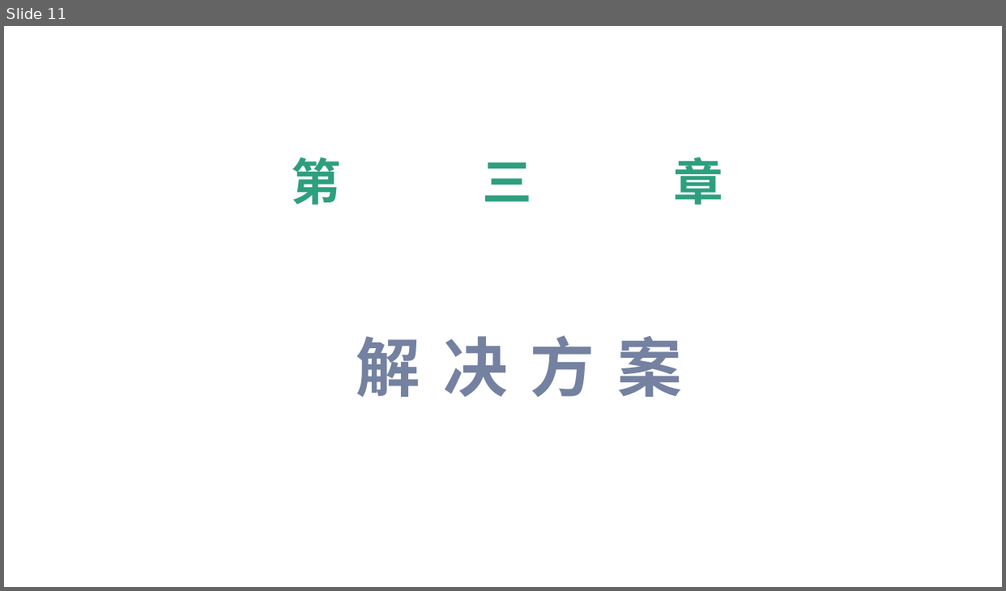
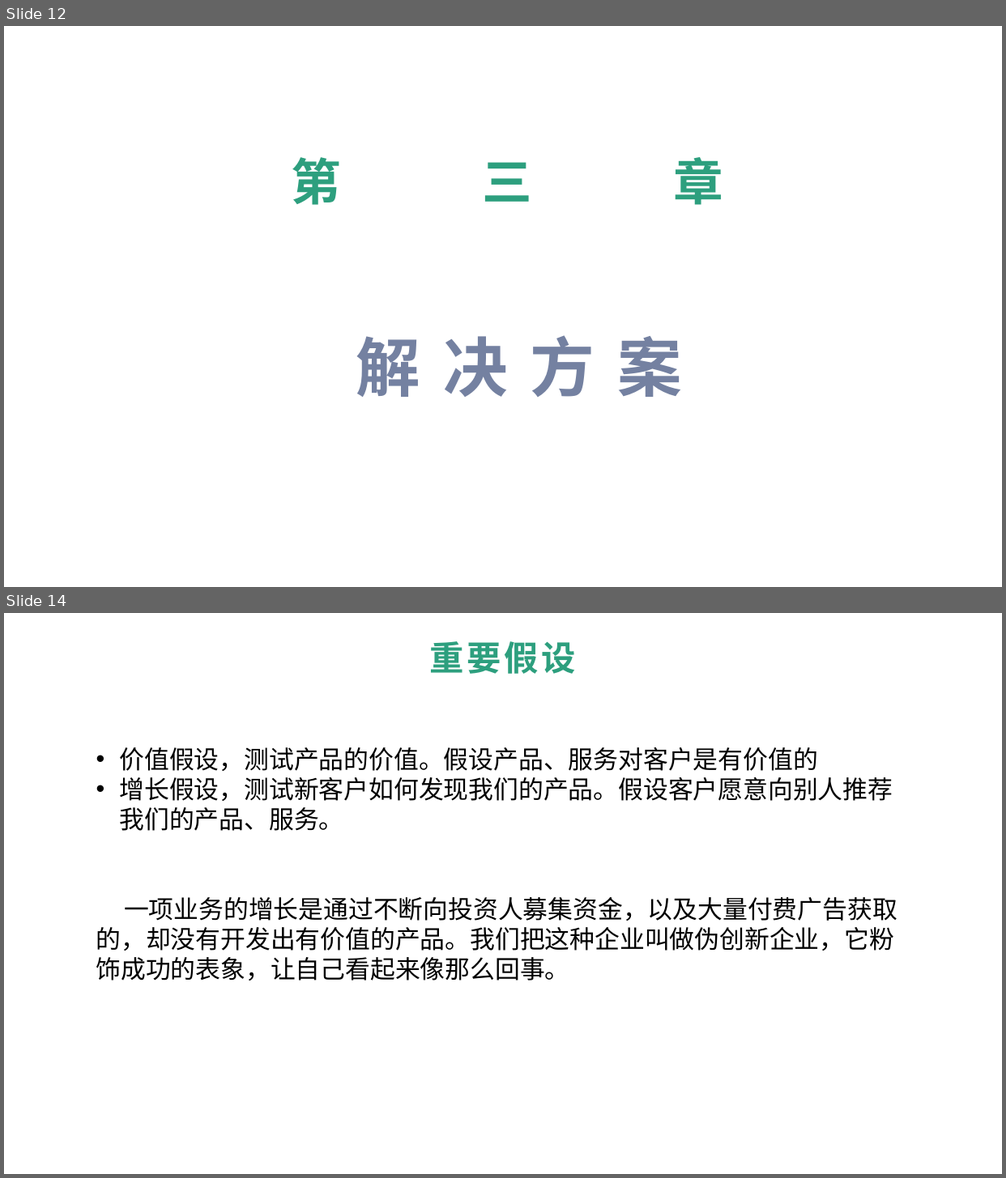
Before and after one commit to tigerlw/product-design, a slide deck: Lean_agile.pptx. Shown one above the other, each under a label of ours: slide 11 before the commit, slides 12 and 14 after it; the slides between them are not shown. The pictures are 1006x591 and 1006x1178 pixels, drawn with LibreOffice and Linux fonts; fonts in the diff are those of the drawing; background and template pictures are left out. Boxes give left, top, right and bottom in pixels: in the first picture for what was removed or moved away, otherwise in the second. Text is boxed around its words. In the diff, an @@ line names an element or a change of style, - is before the commit and + after.

```diff
--- a/Lean_agile.pptx
+++ b/Lean_agile.pptx
@@ slide 14 added at box(4, 613, 1002, 1174), background picture (left out) @@
@@ text added at box(429, 641, 576, 674), 33 pt, text #2D9F7E, bold @@
+重要假设
@@ text added at box(96, 747, 897, 981), 24 pt, text #000000 @@
+• 价值假设，测试产品的价值。假设产品、服务对客户是有价值的
+• 增长假设，测试新客户如何发现我们的产品。假设客户愿意向别人推荐我们的产品、服务。
+一项业务的增长是通过不断向投资人募集资金，以及大量付费广告获取的，却没有开发出有价值的产品。我们把这种企业叫做伪创新企业，它粉饰成功的表象，让自己看起来像那么回事。
@@ what was slide 11 is now slide 12 @@
```
Also in this commit, not shown: 17 other slides added, 21 slides removed, 1 other file.
